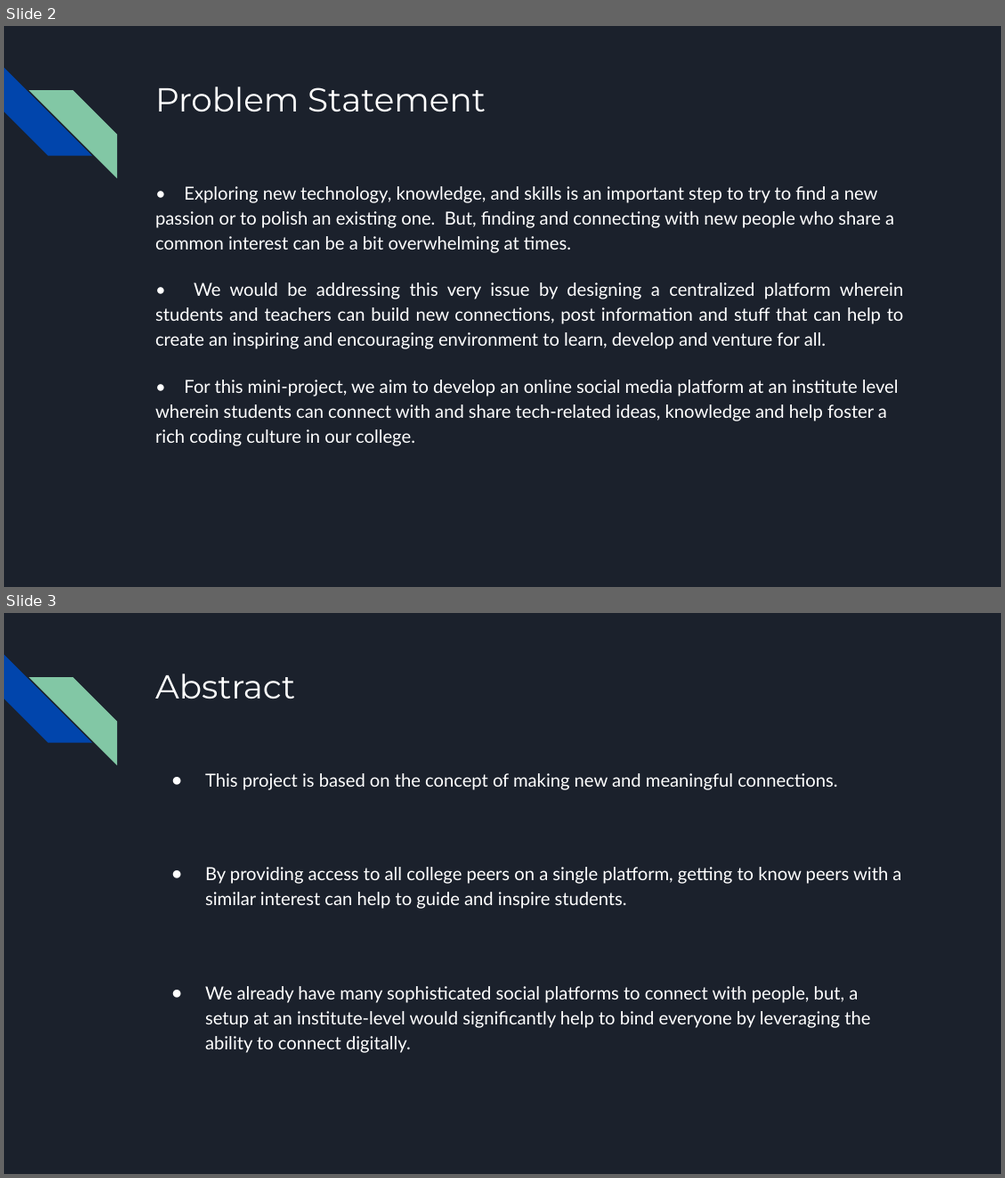
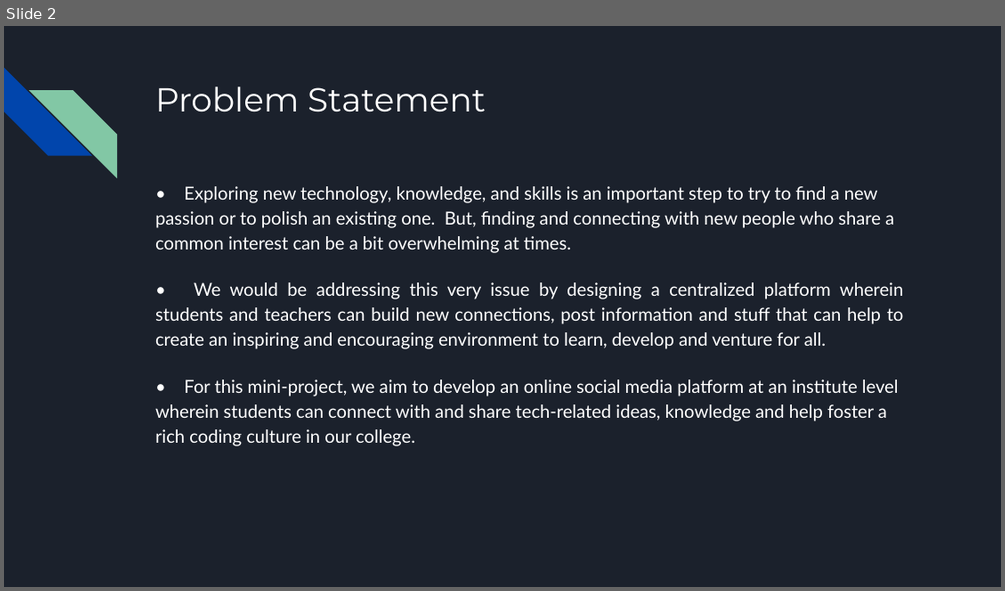
Before and after one commit to riddhi-narkar/connecture, a slide deck: docs/Mini Project grp 10.pptx. Shown one above the other, each under a label of ours: slides 2 and 3 before the commit, slide 2 after it. The pictures are 1005x1178 and 1005x591 pixels, drawn with LibreOffice and Linux fonts; fonts in the diff are those of the drawing. Boxes give left, top, right and bottom in pixels: in the first picture for what was removed or moved away, otherwise in the second. Text is boxed around its words. In the diff, an @@ line names an element or a change of style, - is before the commit and + after.

```diff
--- a/docs/Mini Project grp 10.pptx
+++ b/docs/Mini Project grp 10.pptx
@@ slide 3 removed at (4,613,1001,1174), background #1B212C; not listed: 2 template elements that a slide beside it also shows @@
@@ title removed at (155,674,295,698) @@
-Abstract
@@ text removed at (205,773,901,1053) @@
-● This project is based on the concept of making new and meaningful connections.
-● By providing access to all college peers on a single platform, getting to know peers with a similar interest can help to guide and inspire students.
-● We already have many sophisticated social platforms to connect with people, but, a setup at an institute-level would significantly help to bind everyone by leveraging the ability to connect digitally.
```
Also in this commit, not shown: 1 slide changed, 10 other slides removed, 6 other files.
